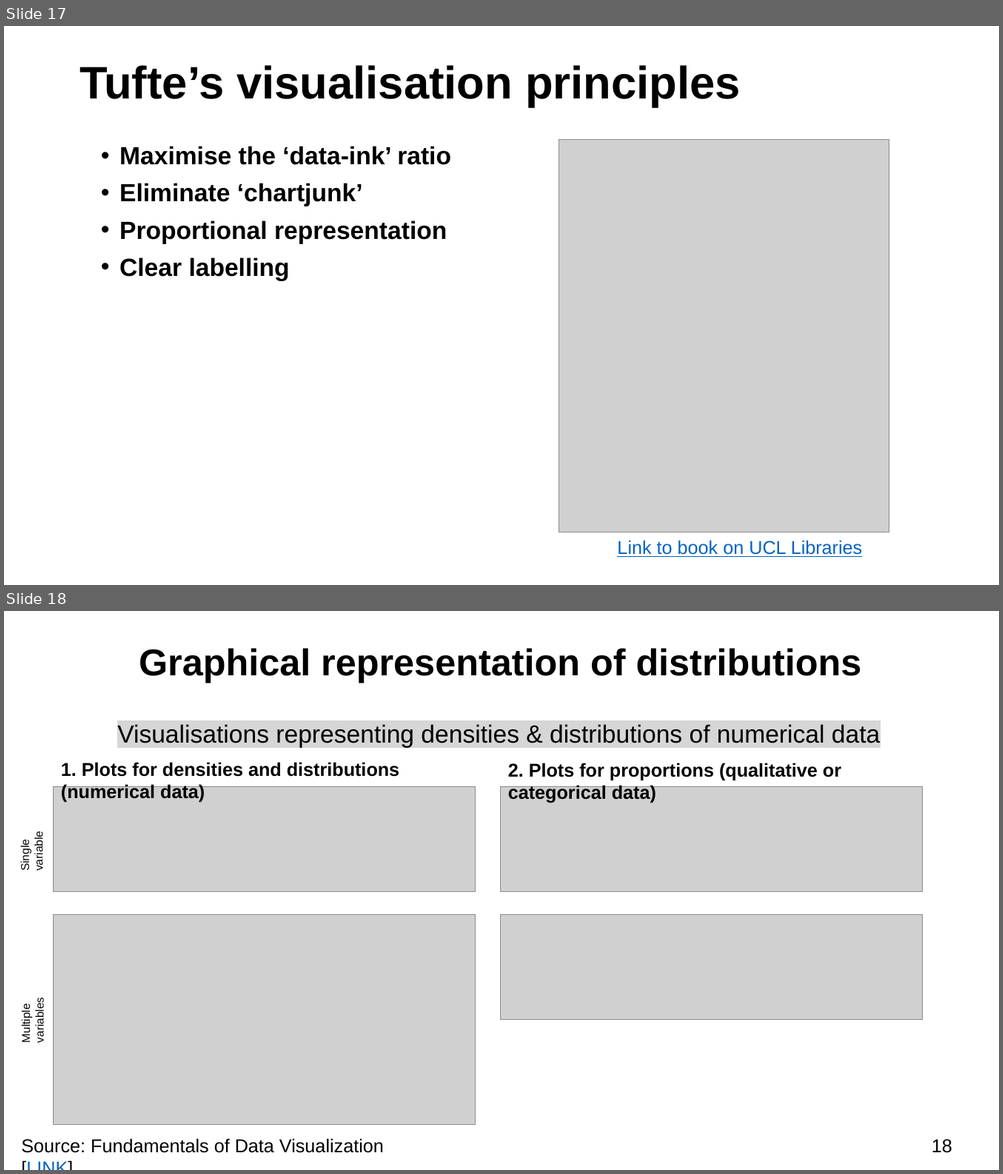
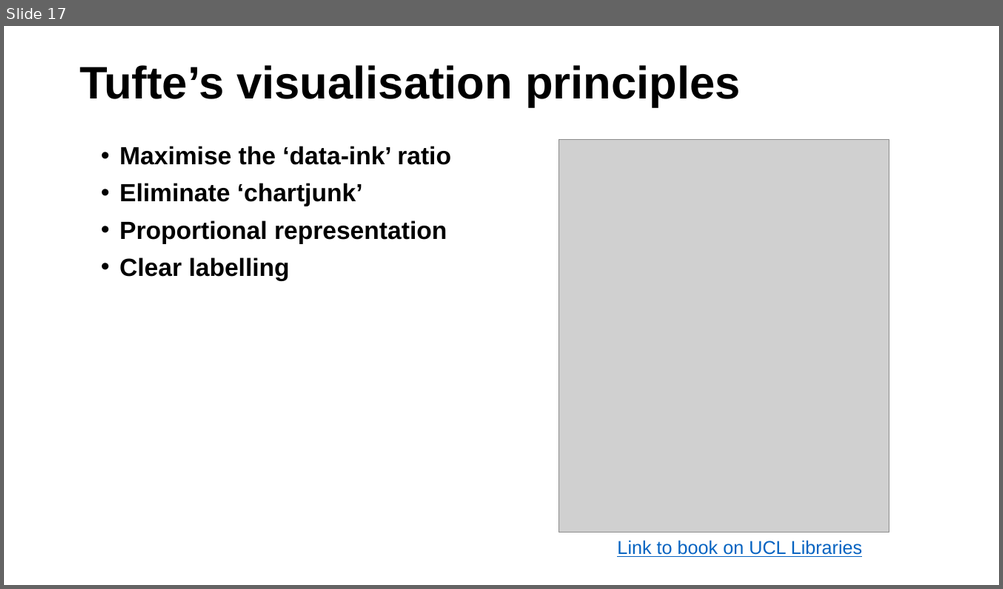
Before and after one commit to ucl-pols8-2526/POLS0008, a slide deck: Lecture_notes_ppts/POLS0008-2025-26 Week 3 Examining Data II.pptx. Shown one above the other, each under a label of ours: slides 17 and 18 before the commit, slide 17 after it. The pictures are 1003x1174 and 1003x589 pixels, drawn with LibreOffice and Linux fonts; fonts in the diff are those of the drawing; grey boxes stand for pictures. Boxes give left, top, right and bottom in pixels: in the first picture for what was removed or moved away, otherwise in the second. Text is boxed around its words. In the diff, an @@ line names an element or a change of style, - is before the commit and + after.

```diff
--- a/Lecture_notes_ppts/POLS0008-2025-26 Week 3 Examining Data II.pptx
+++ b/Lecture_notes_ppts/POLS0008-2025-26 Week 3 Examining Data II.pptx
@@ slide 18 removed at bbox=[4, 611, 999, 1170], background #FFFFFF @@
@@ title removed at bbox=[139, 648, 862, 683] @@
-Graphical representation of distributions
@@ text removed at bbox=[117, 724, 879, 748] @@
-Visualisations representing densities & distributions of numerical data
@@ text removed at bbox=[61, 762, 399, 803] @@
-1. Plots for densities and distributions (numerical data)
@@ text removed at bbox=[508, 763, 841, 803] @@
-2. Plots for proportions (qualitative or categorical data)
@@ picture removed at bbox=[54, 786, 475, 891] @@
@@ picture removed at bbox=[501, 786, 922, 891] @@
@@ text removed at bbox=[19, 835, 45, 871] @@
-Single variable
@@ picture removed at bbox=[54, 914, 475, 1125] @@
@@ picture removed at bbox=[501, 914, 922, 1020] @@
@@ text removed at bbox=[20, 1002, 46, 1042] @@
-Multiple variables
@@ text removed at bbox=[21, 1139, 384, 1153] @@
-Source: Fundamentals of Data Visualization [LINK]
@@ page number removed at bbox=[931, 1139, 952, 1153] @@
-18
```
Also in this commit, not shown: 1 slide changed, 1 other file.
